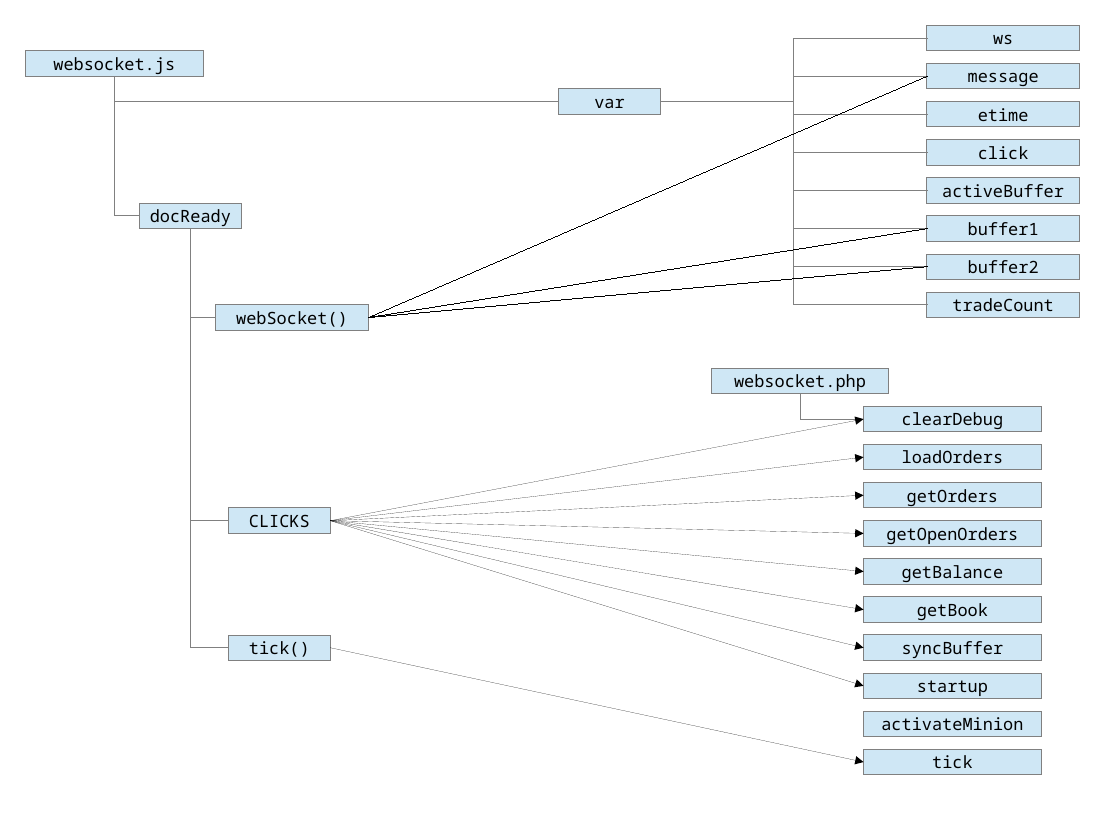
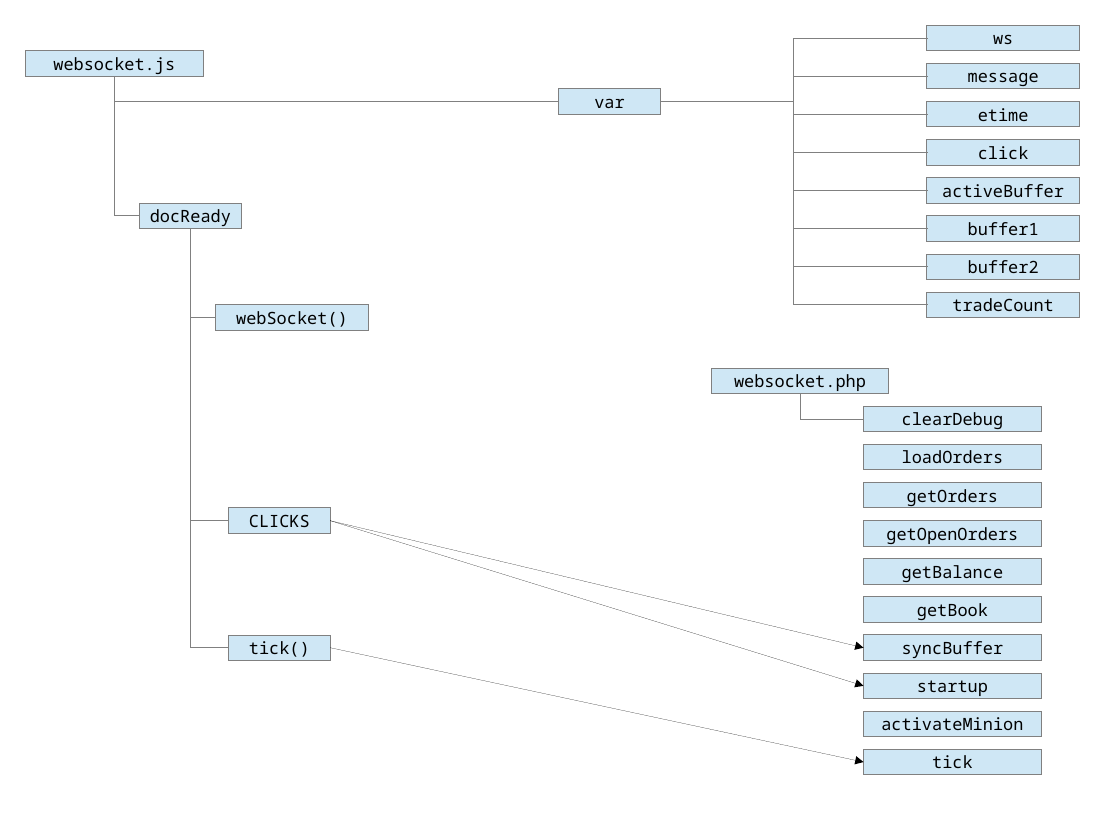
Before and after one commit to JamesLeB/Stout, a slide deck: slide 4 of Documents/Zek.odp. Drawn at 1120x840 pixels with LibreOffice and Linux fonts; fonts in the diff are those of the drawing. Boxes give left, top, right and bottom in pixels: in the first picture for what was removed or moved away, otherwise in the second. Text is boxed around its words. In the diff, an @@ line names an element or a change of style, - is before the commit and + after.

```diff
--- a/Documents/Zek.odp
+++ b/Documents/Zek.odp
@@ line removed from (368, 318) to (928, 76) @@
@@ line removed from (368, 318) to (928, 229) @@
@@ line removed from (368, 318) to (928, 266) @@
@@ arrow removed from (330, 520) to (864, 419) @@
@@ arrow removed from (330, 520) to (864, 457) @@
@@ arrow removed from (330, 520) to (864, 495) @@
@@ arrow removed from (330, 520) to (864, 534) @@
@@ arrow removed from (330, 520) to (864, 571) @@
@@ arrow removed from (330, 520) to (864, 610) @@
```
Also in this commit, not shown: 1 other slide changed, 1 slide added.
